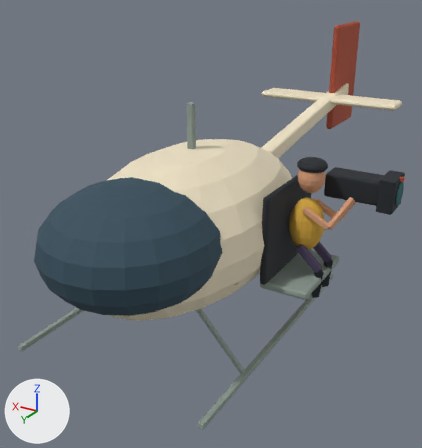
Renders of the Blender file art_source/screenprint/props/helicopter.blend from each side of a commit.
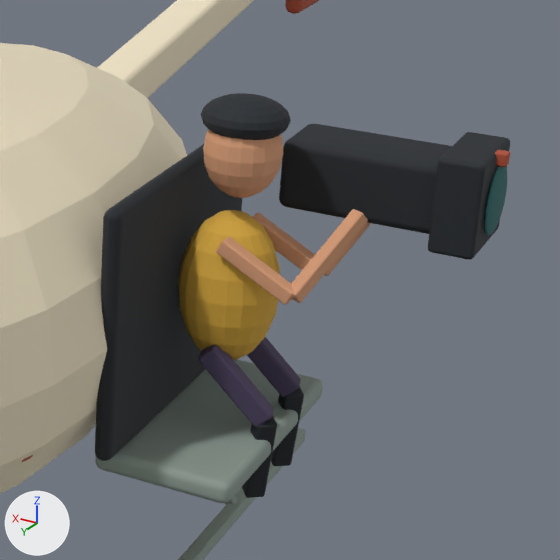
Old and new are each drawn whole from a camera (50 mm lens) standing at (-5.53, 8.55, 4.28) and looking at (0.44, -1.41, -0.7) and again close up on the part from 54% to 100% of the width and 28% to 71% of the height. Arrows for +X, +Y and +Z are at lower left; the lights stay in place. The older version's two pictures come first.

Objects in the first close-up: 'Arm', 'Arm.001', 'Cabin', 'Footstep', 'Helmet', 'Leg', 'LensHood', 'OpenDoor', 'ReporterHead', 'ReporterVest', 'ShoulderCamera', 'Tail' and 10 more.
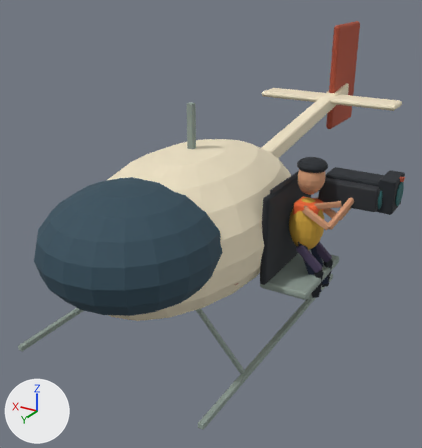
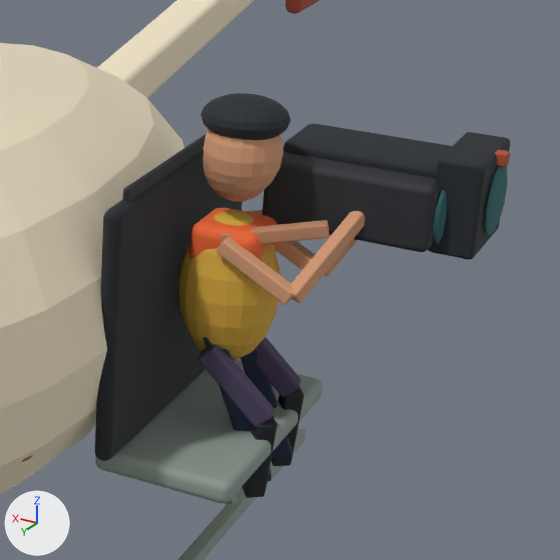
What changed in the scene script:
```text
Add ob_brushlineleg_001:
    ob_brushlineleg_001 = bpy.data.objects.new('BrushlineLeg.001', me_cube_006)  # a box spanning x -0.065..0.065, y -0.065..0.065, z -0.549..0.549; in mat_navy (dark blue #182640); modifiers BEVEL, WEIGHTED_NORMAL
    ob_brushlineleg_001.location = (-2.175, -0.925, -0.635)
    ob_brushlineleg_001.rotation_euler = (2.787, 0.0, -1.166)  # degrees (160, 0, -67)
Add ob_brushlinearm_001:
    ob_brushlinearm_001 = bpy.data.objects.new('BrushlineArm.001', me_cube_005)  # a box spanning x -0.045..0.045, y -0.045..0.045, z -0.32..0.32; in mat_skin (brown #bd8968); modifiers BEVEL, WEIGHTED_NORMAL
    ob_brushlinearm_001.location = (-2.31, -0.975, 0.55)
    ob_brushlinearm_001.rotation_euler = (1.414, 0.0, -1.164)  # degrees (81, 0, -67)
Add ob_brushlineleg:
    ob_brushlineleg = bpy.data.objects.new('BrushlineLeg', me_cube_006.copy())  # modifiers BEVEL, WEIGHTED_NORMAL
    ob_brushlineleg.location = (-2.175, -0.545, -0.635)
    ob_brushlineleg.rotation_euler = (2.787, 0.0, -1.166)  # degrees (160, 0, -67)
Add ob_brushlinearm:
    ob_brushlinearm = bpy.data.objects.new('BrushlineArm', me_cube_005.copy())  # modifiers BEVEL, WEIGHTED_NORMAL
    ob_brushlinearm.location = (-2.31, -0.595, 0.55)
    ob_brushlinearm.rotation_euler = (1.414, 0.0, -1.164)  # degrees (81, 0, -67)
Add ob_brushlinecameraglass:
    ob_brushlinecameraglass = bpy.data.objects.new('BrushlineCameraGlass', me_sphere_001)  # a UV sphere (20 segments, 10 rings, poles along z) spanning x -0.04..0.04, y -0.2..0.2, z -0.2..0.2; in mat_teal (dark cyan #246263)
    ob_brushlinecameraglass.location = (-3.2, -1.04, 0.72)
Add ob_brushlineshouldercamera:
    ob_brushlineshouldercamera = bpy.data.objects.new('BrushlineShoulderCamera', me_cube_002)  # a box spanning x -0.525..0.525, y -0.22..0.22, z -0.21..0.21; in mat_dark (dark grey #282b30); modifiers BEVEL, WEIGHTED_NORMAL
    ob_brushlineshouldercamera.location = (-2.65, -1.04, 0.72)
Add ob_brushlinereporterhead:
    ob_brushlinereporterhead = bpy.data.objects.new('BrushlineReporterHead', me_sphere)  # a UV sphere (20 segments, 10 rings, poles along z) spanning x -0.22..0.22, y -0.22..0.22, z -0.25..0.25; in mat_skin (brown #bd8968)
    ob_brushlinereporterhead.location = (-2.03, -0.65, 0.95)
Add ob_brushlinereportervest:
    ob_brushlinereportervest = bpy.data.objects.new('BrushlineReporterVest', me_cube_001)  # a box spanning x -0.225..0.225, y -0.22..0.22, z -0.325..0.325; in mat_orange (orange #ef652f); modifiers BEVEL, WEIGHTED_NORMAL
    ob_brushlinereportervest.location = (-2.03, -0.65, 0.25)
Add ob_brushlinedooropening:
    ob_brushlinedooropening = bpy.data.objects.new('BrushlineDoorOpening', me_cube)  # a box spanning x -0.02..0.02, y -0.8..0.8, z -0.8..0.8; in mat_dark (dark grey #282b30); modifiers BEVEL, WEIGHTED_NORMAL
    ob_brushlinedooropening.location = (-1.65, -0.65, 0.15)
```

Boxes [x1, y1, x2, y2] around the edits, measured in the close-ups (560 x 560 px):
'BrushlineShoulderCamera', added
    after: [262, 151, 439, 252]
'BrushlineReporterVest', added (orange)
    after: [189, 207, 277, 279]
'BrushlineArm', added (brown)
    after: [221, 220, 329, 244]
'BrushlineDoorOpening', added
    after: [123, 134, 206, 201]
'BrushlineLeg.001', added (dark blue)
    after: [240, 348, 293, 460]
'BrushlineReporterHead', added (brown)
    after: [203, 155, 266, 202]
'BrushlineLeg', added
    after: [203, 337, 271, 482]
'BrushlineCameraGlass', added (dark cyan)
    after: [433, 190, 447, 244]
'BrushlineArm.001', added (mostly hidden)
    after: [246, 210, 278, 225]
'ShoulderCamera', unchanged, covered by the edit
    before: [279, 124, 452, 234]
    after: [283, 124, 452, 178]
